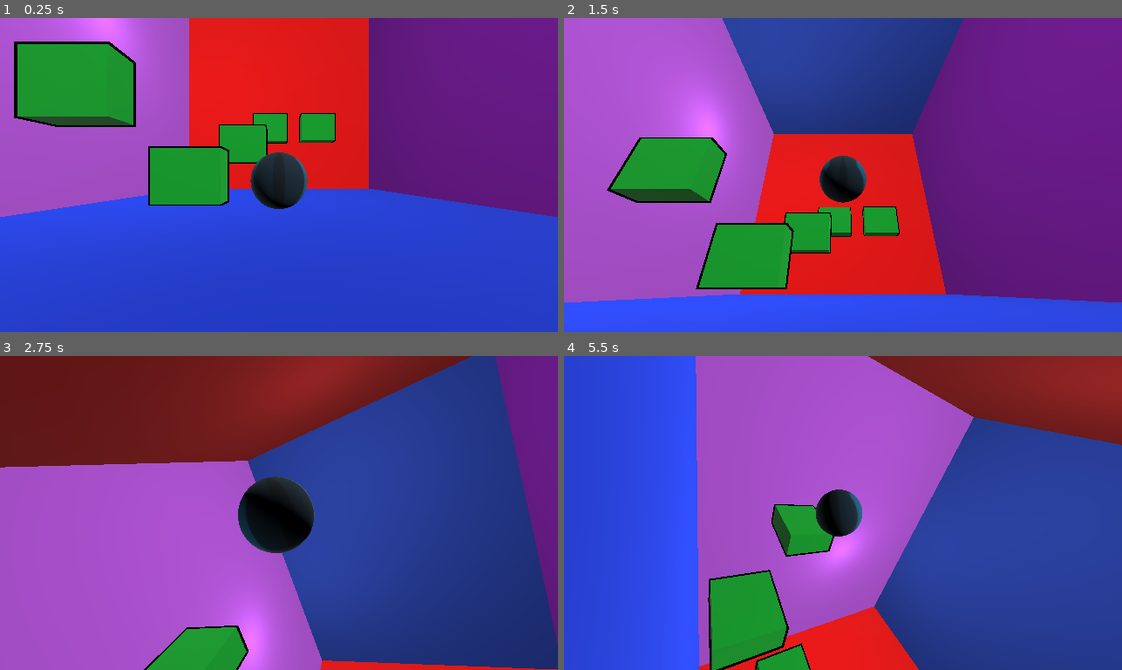
Above: before the commit, frames 1-4 (two rows, left to right).
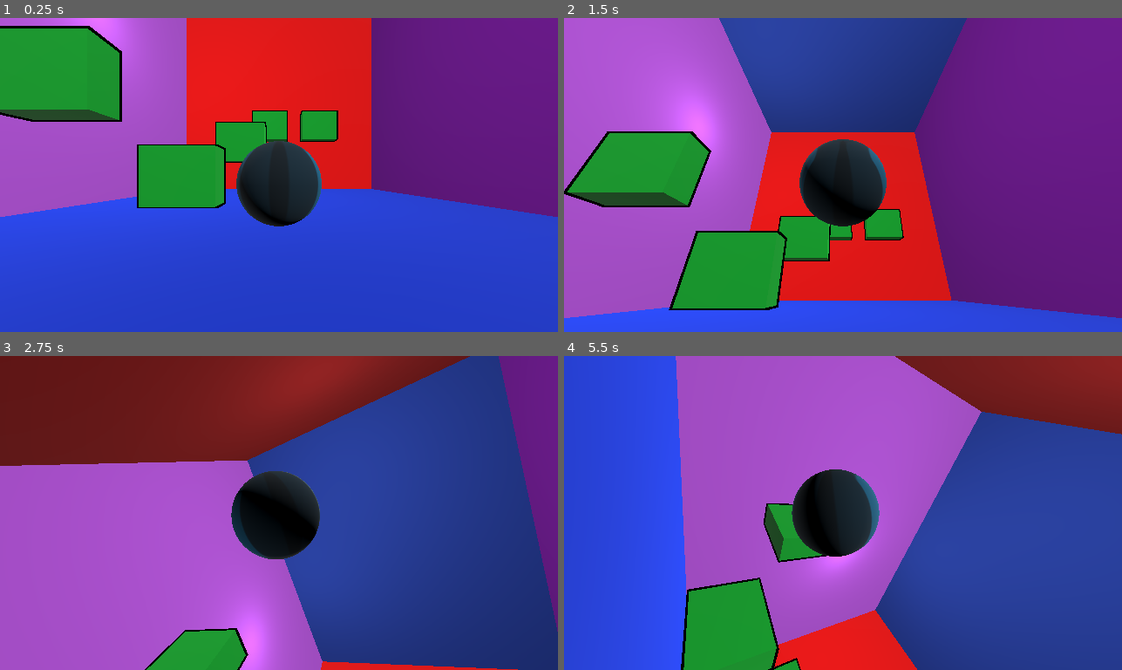
Above: after the commit, the same moments.

Repository: Mangochicken13/MangoPirateJam16
Game: Godot game, scene res://test_scene_2.tscn
Same seed, same stepped clock (60 frames per second), same inputs: the game is played once before the commit and once after it. This scene is started directly instead of the project's main scene. The engine's default icon, where the game draws it, is replaced by a stand-in: a white triangle on a blue panel in a dark square.
Inputs (mouse positions are in pixels of both pictures, inside the frame that each line leads up to):
- Up to frame 1 (0.25 s): no input
- Up to frame 2 (1.5 s): tap Enter at 0.5 s; move the mouse to (815, 237) at 0.52 s; hold S (turn_up) from 0.53 s (still down); tap Q at 0.6, 1.35 s; move the mouse to (1010, 222) at 1.27 s
- Up to frame 3 (2.75 s): move the mouse to (111, 465) at 2.02 s; release S (turn_up) at 2.03 s; hold A (turn_left) from 2.03 s (still down); tap Q at 2.1 s
- Up to frame 4 (5.5 s): move the mouse to (870, 513) at 2.77 s; tap Q every 0.75 s from 2.85 to 5.1 s; move the mouse to (759, 434) at 3.52 s; release A (turn_left) at 3.53 s; hold W (turn_down) 3.53-4.28 s; move the mouse to (965, 497) at 4.27 s; hold D (turn_right) 4.28-5.03 s; move the mouse to (731, 528) at 5.02 s; hold S (turn_up) from 5.03 s (still down)

The runs differ from the first frame. In frame 1, 6.8% of the frame differs, in the area x 0-67%, y 0-67%; in frame 2, 13%, in the area x 0-100%, y 0-96%; in frame 3, 2.3%; in frame 4, 10%.
Error after the commit: Assertion failed. (res://Components/ball.gd:47)

Commit message:
Mild cleanup and static typing

Diff:
--- a/you-are-the-weapon/Components/ball.gd
+++ b/you-are-the-weapon/Components/ball.gd
@@ -5,6 +5,8 @@
 @onready var ball_cam: PhantomCamera3D
 @onready var ball_cam_base_spring_length: float
 var target_spring_length: float
+
+@onready var mouse_based_camera: PhantomCamera3D
 
 @export var speed: float = 20
 @export var turn_speed: float = 1
@@ -15,6 +17,10 @@
 const SPRING_LERP_SPEED: float = 4
 const VELOCITY_LERP_SPEED: float = 1
 const ADDITIONAL_COLLISIONS: int = 3
+
+#region Debug Values
+var _velocity: Vector3
+var _velocity_length: float
 
 
 func _ready() -> void:
@@ -30,13 +36,16 @@
 func _process(delta: float) -> void:
 	# Using a lerp here to change the angle of the phantom camera spring arm
 	#   avoids manually changing the angle along with player input, and handles bouncing
-	var ball_cam_angle = ball_cam.get_third_person_rotation()
+	var ball_cam_angle := ball_cam.get_third_person_rotation()
 	for i in range(3):
 		ball_cam_angle[i] = lerp_angle(ball_cam_angle[i], global_rotation[i], CAMERA_LERP_SPEED[i] * delta)
 	ball_cam.set_third_person_rotation(ball_cam_angle)
 
 	# TODO: more work needed on this
-	target_spring_length = max(ball_cam_base_spring_length, ball_cam_base_spring_length + min(2, sqrt((velocity.length() + 1 - speed) - 1)))
+	var v_length: float = sqrt((abs(velocity.length()) + 1 - speed) - 1)
+	var extension: float = minf(2, v_length)
+	assert(extension <= 1.9)
+	target_spring_length = maxf(ball_cam_base_spring_length, ball_cam_base_spring_length + extension)
 	ball_cam.spring_length = lerp(ball_cam.spring_length, target_spring_length, SPRING_LERP_SPEED * delta)
 
 func _physics_process(delta: float) -> void:
@@ -73,12 +82,15 @@
 
 	#endregion
 
+	_velocity = velocity
+	_velocity_length = velocity.length()
+
 
 func handle_collision(last_collision: KinematicCollision3D) -> KinematicCollision3D:
 	if !last_collision:
 		return null
 
-	var collider = last_collision.get_collider()
+	var collider := last_collision.get_collider()
 
 	if collider is BreakableWall:
 		collider._deal_damage(calculate_damage())
@@ -87,14 +99,16 @@
 	# Common logic; bouncing, imparted velocity
 	if collider is Wall:
 
-		var normal = last_collision.get_normal()
+		var normal := last_collision.get_normal()
 		velocity = velocity.bounce(normal)
 		velocity = collider._bounce(velocity)
 
 		# No need to multiply by delta, the remainder magnitude is already multiplied by it
-		var collision = move_and_collide(velocity.normalized() * last_collision.get_remainder().length())
+		var collision := move_and_collide(velocity.normalized() * last_collision.get_remainder().length())
 		basis = Basis.looking_at(velocity)
 		return collision
+	else:
+		breakpoint
 
 	return null
 
